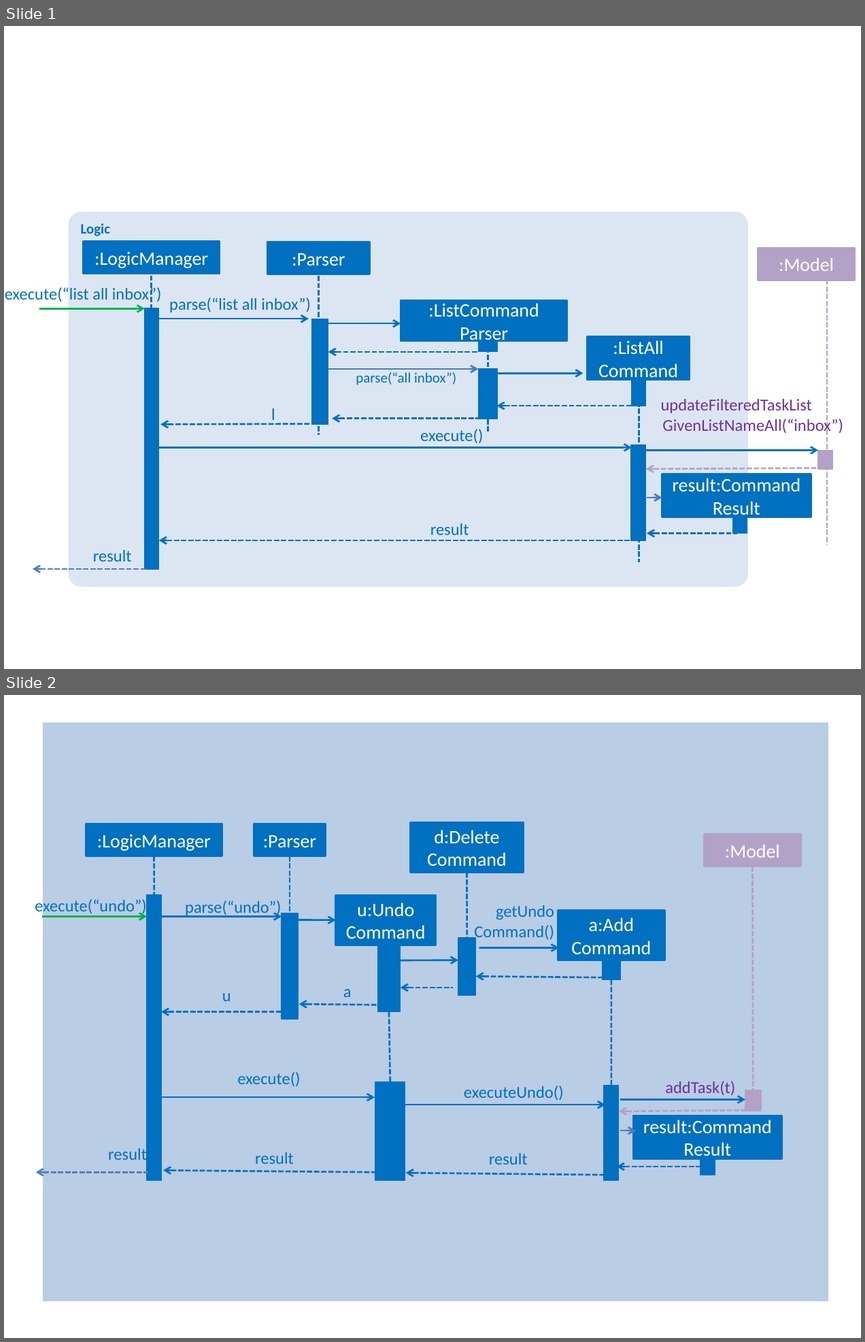
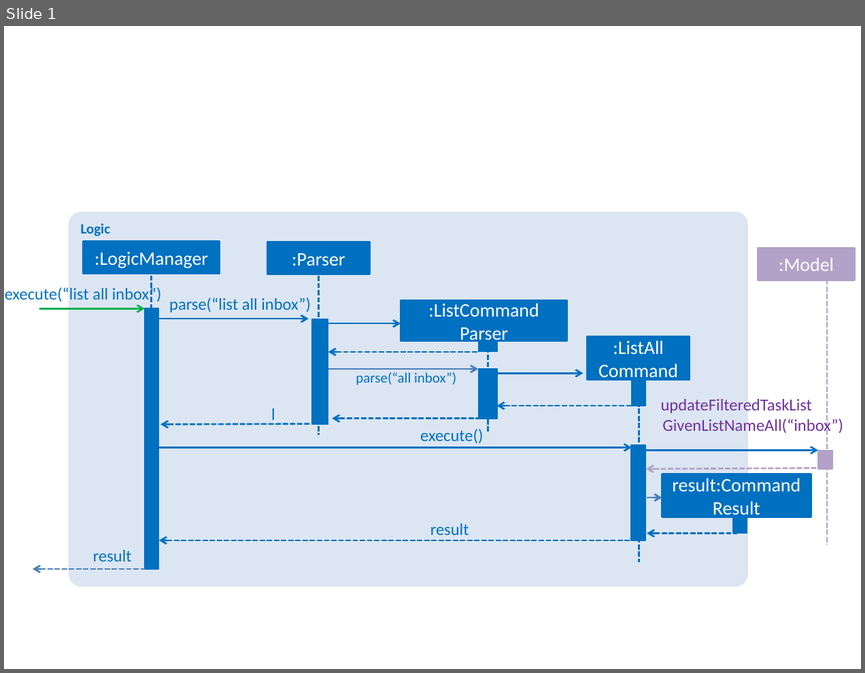
Before and after one commit to CS2103JAN2017-W10-B1/addressbook-level4, a slide deck: docs/diagrams/LogicComponentListCommandSequenceDiagram.pptx. Shown one above the other, each under a label of ours: slides 1 and 2 before the commit, slide 1 after it. The pictures are 865x1342 and 865x673 pixels, drawn with LibreOffice and Linux fonts; fonts in the diff are those of the drawing. Boxes give left, top, right and bottom in pixels: in the first picture for what was removed or moved away, otherwise in the second. Text is boxed around its words. In the diff, an @@ line names an element or a change of style, - is before the commit and + after.

```diff
--- a/docs/diagrams/LogicComponentListCommandSequenceDiagram.pptx
+++ b/docs/diagrams/LogicComponentListCommandSequenceDiagram.pptx
@@ slide 2 removed at [4, 695, 861, 1338], background #FFFFFF @@
@@ rectangle removed at [43, 722, 828, 1301] @@
@@ rectangle removed at [704, 834, 801, 866] @@
-:Model
@@ group removed at [35, 824, 222, 1180]: 2 rectangles, 2 texts, 2 arrows, 1 line @@
-:LogicManager
-execute(“undo”)
-result
@@ group removed at [161, 824, 325, 1019]: 2 rectangles, 2 texts, 2 arrows, 1 line @@
-:Parser
-parse(“undo”)
-u
@@ line removed from (752, 866) to (753, 1106) @@
@@ line removed from (611, 979) to (611, 1085) @@
@@ group removed at [298, 823, 664, 1012]: 6 rectangles, 6 arrows, 2 texts, 1 line @@
-a:Add
-Command
-getUndo
-Command()
-d:Delete
-Command
-u:Undo
-Command
-a
@@ line removed from (389, 1012) to (390, 1083) @@
@@ text removed at [237, 1072, 300, 1086] @@
-execute()
@@ text removed at [665, 1081, 735, 1095] @@
-addTask(t)
@@ arrow removed from (161, 1097) to (375, 1097) @@
@@ rectangle removed at [375, 1083, 405, 1181] @@
@@ text removed at [464, 1085, 564, 1100] @@
-executeUndo()
@@ rectangle removed at [604, 1085, 619, 1180] @@
@@ arrow removed from (620, 1100) to (745, 1100) @@
@@ rectangle removed at [745, 1090, 762, 1111] @@
@@ arrow removed from (400, 1104) to (606, 1104) @@
@@ arrow removed from (753, 1110) to (618, 1111) @@
@@ rectangle removed at [633, 1116, 782, 1159] @@
-result:Command Result
@@ arrow removed from (620, 1130) to (636, 1130) @@
@@ text removed at [255, 1152, 294, 1164] @@
-result
@@ text removed at [489, 1153, 528, 1164] @@
-result
@@ rectangle removed at [700, 1159, 715, 1175] @@
@@ arrow removed from (375, 1172) to (163, 1170) @@
@@ arrow removed from (604, 1175) to (406, 1172) @@
@@ arrow removed from (700, 1166) to (617, 1166) @@
```
Also in this commit, not shown: 15 other files.
